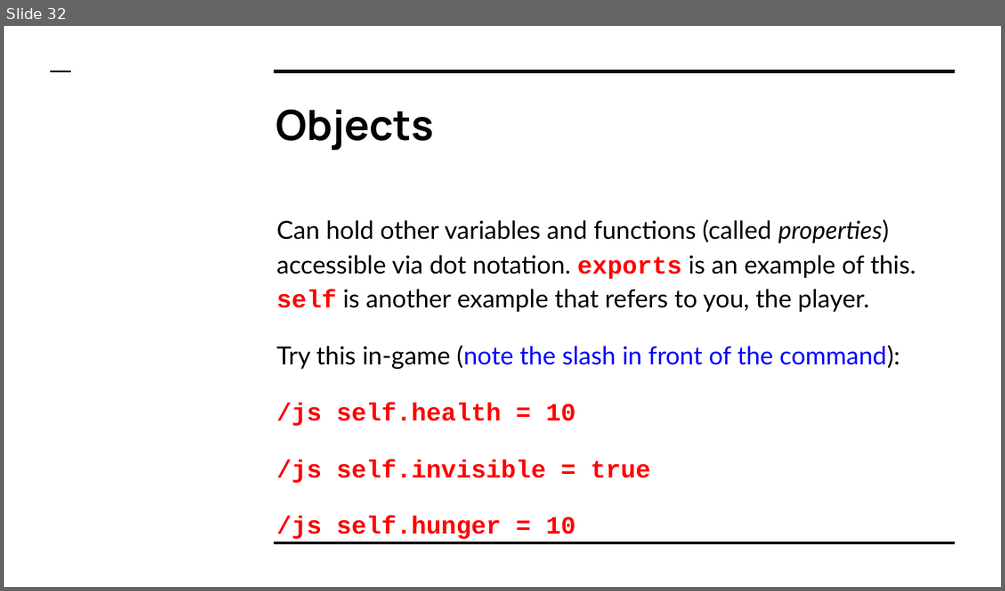
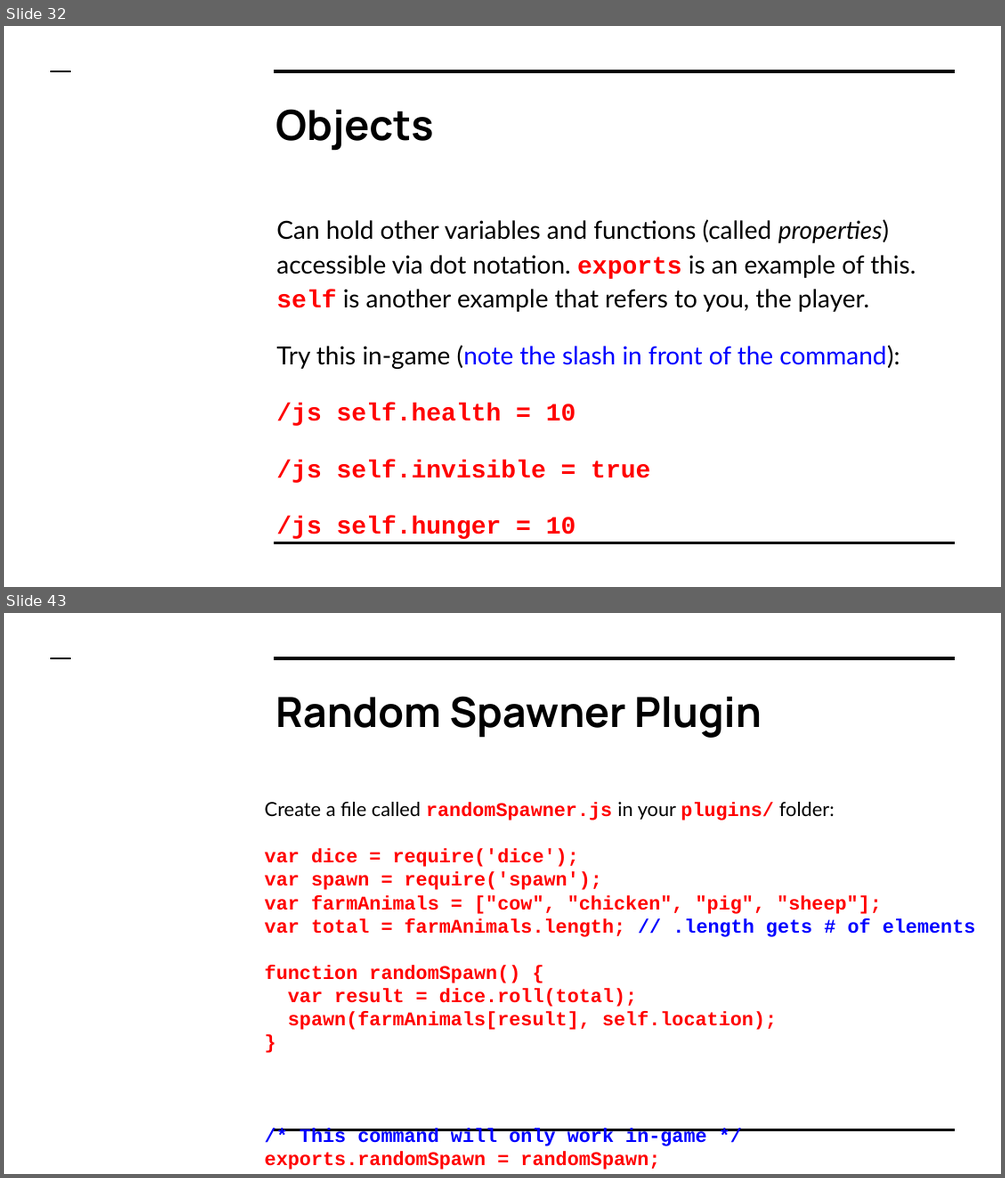
Before and after one commit to LetsCodeBlacksburg/ScriptCraft, a slide deck: slides/ScriptCraft- Day 01 (Getting Started).pptx. Shown one above the other, each under a label of ours: slide 32 before the commit, slides 32 and 43 after it; the slides between them are not shown. The pictures are 1005x591 and 1005x1178 pixels, drawn with LibreOffice and Linux fonts; fonts in the diff are those of the drawing; background and template pictures are left out. Boxes give left, top, right and bottom in pixels: in the first picture for what was removed or moved away, otherwise in the second. Text is boxed around its words. In the diff, an @@ line names an element or a change of style, - is before the commit and + after.

```diff
--- a/slides/ScriptCraft- Day 01 (Getting Started).pptx
+++ b/slides/ScriptCraft- Day 01 (Getting Started).pptx
@@ slide 43 added at (4, 613, 1001, 1174), background picture (left out); not listed: 3 template elements that a slide beside it also shows @@
@@ title added at (275, 696, 761, 738), 30 pt, text #000000, bold @@
+Random Spawner Plugin
@@ text added at (265, 802, 976, 1169), 14 pt, text #FF0000, bold @@
+Create a file called randomSpawner.js in your plugins/ folder:
+var dice = require('dice');
+var spawn = require('spawn');
+var farmAnimals = ["cow", "chicken", "pig", "sheep"];
+var total = farmAnimals.length; // .length gets # of elements
+function randomSpawn() {
+var result = dice.roll(total);
+spawn(farmAnimals[result], self.location);
+}
+/* This command will only work in-game */
+exports.randomSpawn = randomSpawn;
```
Also in this commit, not shown: 16 other slides added, 1 other file.
